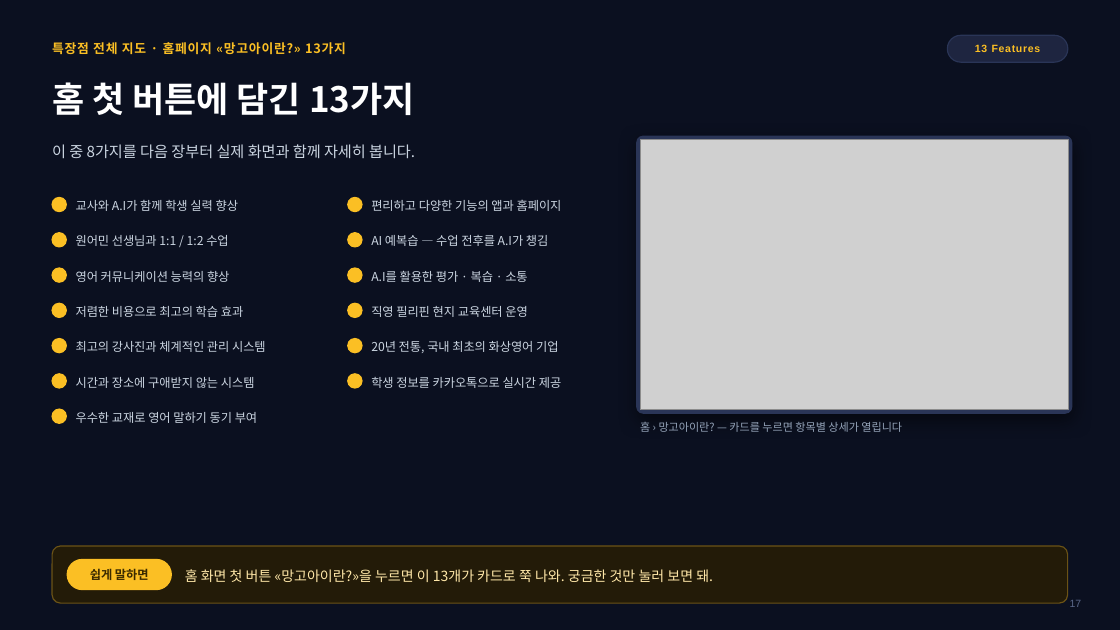
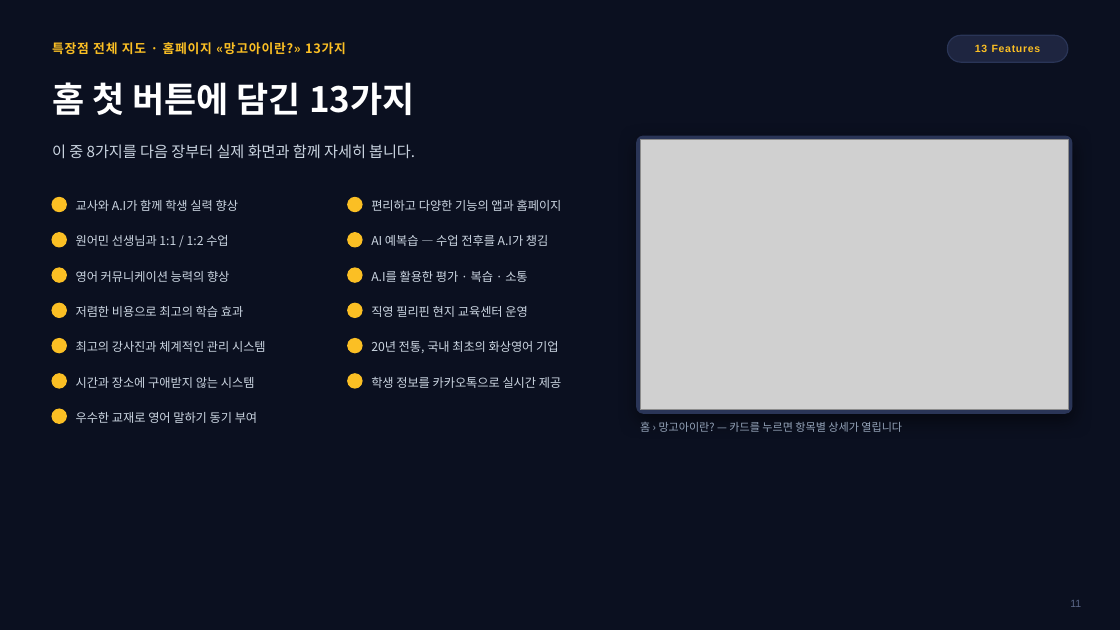
Before and after one commit to navy111p-sudo/mangoiweb, a slide deck: slide 11 of docs/MANGO_AI_안내_통합본_2026-08-17.pptx (slide 17 before the commit). Drawn at 1120x630 pixels with LibreOffice and Linux fonts; fonts in the diff are those of the drawing; grey boxes stand for pictures; background and template pictures are left out. Boxes give left, top, right and bottom in pixels: in the first picture for what was removed or moved away, otherwise in the second. Text is boxed around its words. In the diff, an @@ line names an element or a change of style, - is before the commit and + after.

```diff
--- a/docs/MANGO_AI_안내_통합본_2026-08-17.pptx
+++ b/docs/MANGO_AI_안내_통합본_2026-08-17.pptx
@@ rounded rectangle removed at (52, 546, 1068, 603) @@
@@ rounded rectangle removed at (67, 560, 171, 590) @@
@@ text removed at (90, 568, 149, 580) @@
-쉽게 말하면
@@ text removed at (185, 569, 713, 582) @@
-홈 화면 첫 버튼 «망고아이란?»을 누르면 이 13개가 카드로 쭉 나와. 궁금한 것만 눌러 보면 돼.
@@ text at (1070, 600, 1081, 607): text changed @@
-17
+11
```
Also in this commit, not shown: 34 other slides changed, 6 slides removed.
